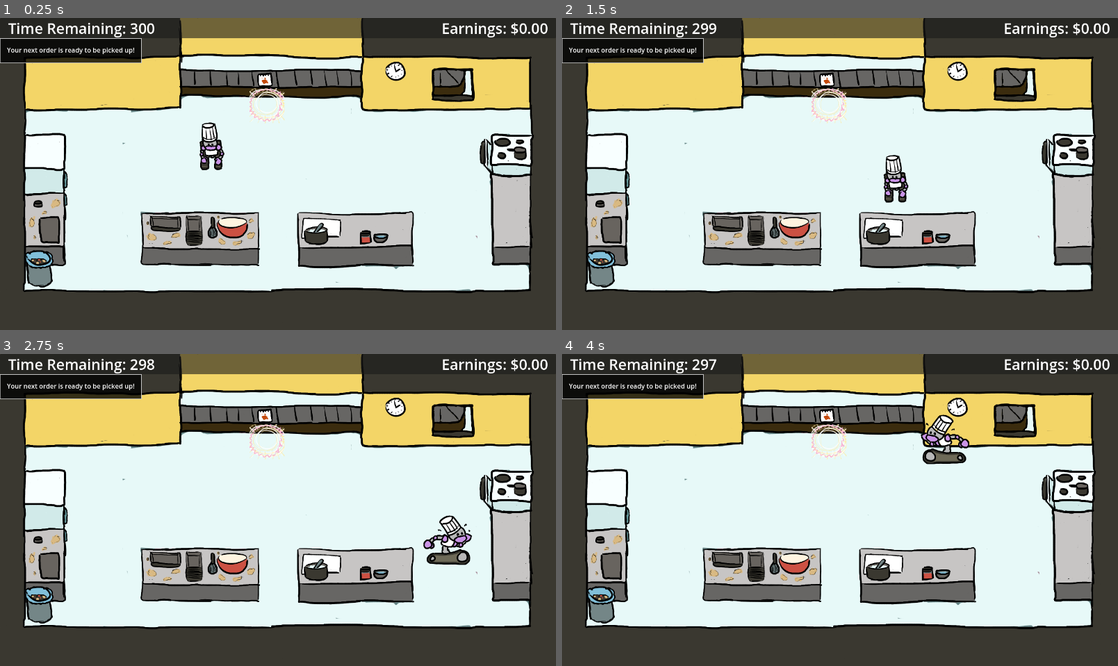
Above: before the commit, frames 1-4 (two rows, left to right).
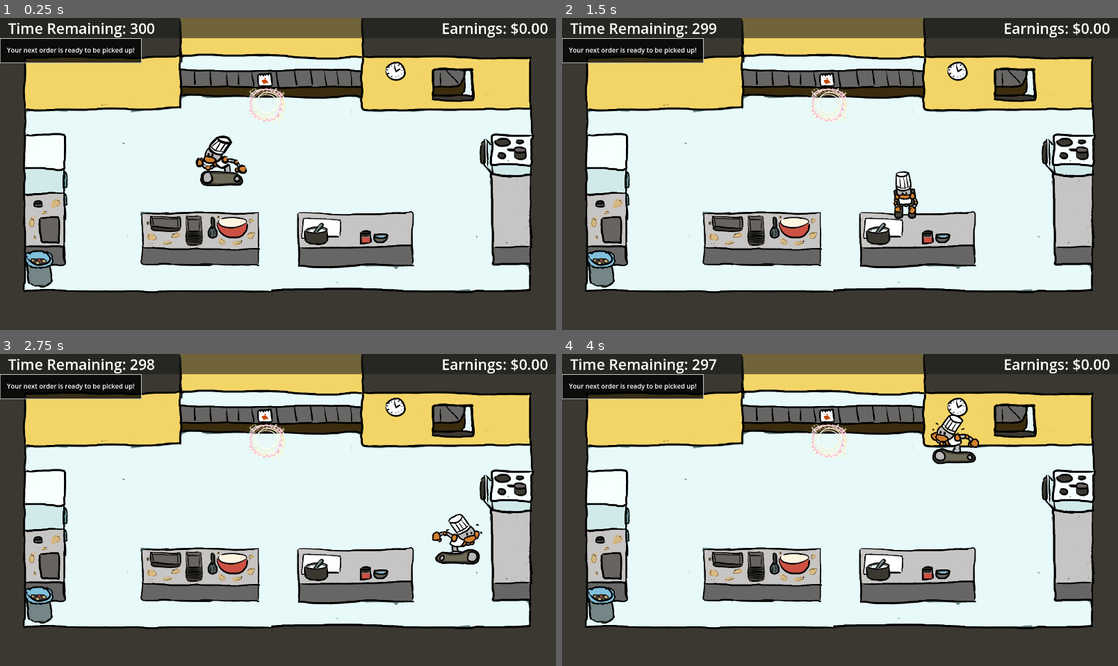
Above: after the commit, the same moments.

Repository: yanalex981/Tasty-Treads
Game: Godot game, scene res://Scenes/game.tscn
Two runs of this game, one before a commit and one after it. Both use one fixed random seed, a clock stepped at 60 frames per second and the inputs below. The engine's default icon, where the game draws it, is replaced by a stand-in: a white triangle on a blue panel in a dark square.
Inputs:
- Up to frame 1 (0.25 s): no input
- Up to frame 2 (1.5 s): tap Enter at 0.5 s; hold D (right) 0.53-1.28 s; tap Space (interact) at 0.6, 1.35 s; hold S (down) from 1.28 s (still down)
- Up to frame 3 (2.75 s): release S (down) at 2.03 s; hold D (right) from 2.03 s (still down); tap Space (interact) at 2.1 s
- Up to frame 4 (4 s): release D (right) at 2.78 s; hold W (up) 2.78-3.53 s; tap Space (interact) at 2.85, 3.6 s; hold A (left) from 3.53 s (still down)

The runs differ from the first frame. In frame 1, 1.0% of the frame differs, in the area x 35-45%, y 33-54%; in frame 2, 0.7%; in frame 3, 0.9%; in frame 4, 1.0%.

Commit message:
fixed some frame stuff animation isn't tied to the keyboard anymore created separate player and droid classes (no path finding or recipe tracking yet)

Diff:
--- a/Scenes/Components/Agent.tscn
+++ b/Scenes/Components/Agent.tscn
@@ -1,7 +1,7 @@
 [gd_scene load_steps=30 format=3 uid="uid://cybi17smgimsh"]
 
-[ext_resource type="Script" path="res://Scripts/Components/Agent.gd" id="1_x51pq"]
 [ext_resource type="Script" path="res://Scripts/Components/AgentAnim.gd" id="2_51dnd"]
+[ext_resource type="Texture2D" uid="uid://bynbsygtxakga" path="res://Assets/incomplete.png" id="2_xd0dm"]
 
 [sub_resource type="RectangleShape2D" id="RectangleShape2D_qapmb"]
 size = Vector2(128, 48)
@@ -31,30 +31,66 @@
 tracks/0/type = "value"
 tracks/0/imported = false
 tracks/0/enabled = true
-tracks/0/path = NodePath("sprite:frame")
-tracks/0/interp = 1
-tracks/0/loop_wrap = true
-tracks/0/keys = {
-"times": PackedFloat32Array(),
-"transitions": PackedFloat32Array(),
-"update": 1,
-"values": []
+tracks/0/path = NodePath(".:frame")
+tracks/0/interp = 1
+tracks/0/loop_wrap = true
+tracks/0/keys = {
+"times": PackedFloat32Array(0),
+"transitions": PackedFloat32Array(1),
+"update": 1,
+"values": [0]
 }
 
 [sub_resource type="Animation" id="Animation_i5v6d"]
 resource_name = "idle_left"
 loop_mode = 1
 step = 0.25
+tracks/0/type = "value"
+tracks/0/imported = false
+tracks/0/enabled = true
+tracks/0/path = NodePath(".:frame")
+tracks/0/interp = 1
+tracks/0/loop_wrap = true
+tracks/0/keys = {
+"times": PackedFloat32Array(0),
+"transitions": PackedFloat32Array(1),
+"update": 1,
+"values": [8]
+}
 
 [sub_resource type="Animation" id="Animation_ege0i"]
 resource_name = "idle_right"
 loop_mode = 1
 step = 0.25
+tracks/0/type = "value"
+tracks/0/imported = false
+tracks/0/enabled = true
+tracks/0/path = NodePath(".:frame")
+tracks/0/interp = 1
+tracks/0/loop_wrap = true
+tracks/0/keys = {
+"times": PackedFloat32Array(0),
+"transitions": PackedFloat32Array(1),
+"update": 1,
+"values": [4]
+}
 
 [sub_resource type="Animation" id="Animation_kkhes"]
 resource_name = "idle_up"
 loop_mode = 1
 step = 0.25
+tracks/0/type = "value"
+tracks/0/imported = false
+tracks/0/enabled = true
+tracks/0/path = NodePath(".:frame")
+tracks/0/interp = 1
+tracks/0/loop_wrap = true
+tracks/0/keys = {
+"times": PackedFloat32Array(0),
+"transitions": PackedFloat32Array(1),
+"update": 1,
+"values": [12]
+}
 
 [sub_resource type="Animation" id="Animation_e6qhs"]
 resource_name = "move_down"
@@ -104,7 +140,7 @@
 "times": PackedFloat32Array(0, 0.25, 0.5, 0.75),
 "transitions": PackedFloat32Array(1, 1, 1, 1),
 "update": 1,
-"values": [4, 4, 5, 7]
+"values": [4, 5, 6, 7]
 }
 
 [sub_resource type="Animation" id="Animation_f813b"]
@@ -200,7 +236,6 @@
 [sub_resource type="AnimationNodeStateMachinePlayback" id="AnimationNodeStateMachinePlayback_uhtb2"]
 
 [node name="Agent" type="CharacterBody2D"]
-script = ExtResource("1_x51pq")
 
 [node name="boundaries" type="CollisionShape2D" parent="."]
 visible = false
@@ -220,9 +255,9 @@
 [node name="sprite" type="Sprite2D" parent="."]
 texture_filter = 1
 position = Vector2(0, -65)
+texture = ExtResource("2_xd0dm")
 hframes = 4
 vframes = 4
-frame = 5
 
 [node name="frame_player" type="AnimationPlayer" parent="."]
 root_node = NodePath("../sprite")
--- /dev/null
+++ b/Scenes/Components/DirectionDataConnector.tscn
@@ -0,0 +1,6 @@
+[gd_scene load_steps=2 format=3 uid="uid://clfquop0wtig3"]
+
+[ext_resource type="Script" path="res://Scripts/Components/DirectionConnector.gd" id="1_1sd8q"]
+
+[node name="DirectionConnector" type="Node"]
+script = ExtResource("1_1sd8q")
--- /dev/null
+++ b/Scenes/Components/Player.tscn
@@ -0,0 +1,23 @@
+[gd_scene load_steps=6 format=3 uid="uid://di88svpv7m2l0"]
+
+[ext_resource type="PackedScene" uid="uid://cybi17smgimsh" path="res://Scenes/Components/Agent.tscn" id="1_x0ca7"]
+[ext_resource type="Texture2D" uid="uid://c71btndrrdem7" path="res://Assets/chefSpritesheet.png" id="2_4w4s0"]
+[ext_resource type="PackedScene" uid="uid://c04aat1tfor06" path="res://Scenes/Components/DirectionalMoveController.tscn" id="3_fsd7g"]
+[ext_resource type="PackedScene" uid="uid://clfquop0wtig3" path="res://Scenes/Components/DirectionDataConnector.tscn" id="4_j62mn"]
+
+[sub_resource type="AnimationNodeStateMachinePlayback" id="AnimationNodeStateMachinePlayback_swccq"]
+
+[node name="Agent" instance=ExtResource("1_x0ca7")]
+
+[node name="sprite" parent="." index="2"]
+texture = ExtResource("2_4w4s0")
+frame = 8
+
+[node name="tree" parent="." index="4"]
+parameters/playback = SubResource("AnimationNodeStateMachinePlayback_swccq")
+
+[node name="DirectionalMoveController" parent="." index="5" instance=ExtResource("3_fsd7g")]
+
+[node name="DirectionConnector" parent="." index="6" node_paths=PackedStringArray("source", "destination") instance=ExtResource("4_j62mn")]
+source = NodePath("../DirectionalMoveController")
+destination = NodePath("../tree")
--- a/Scenes/Components/droid.tscn
+++ b/Scenes/Components/droid.tscn
@@ -1,171 +1,16 @@
-[gd_scene load_steps=22 format=3 uid="uid://cndcbl2t04lqa"]
+[gd_scene load_steps=4 format=3 uid="uid://cb5dgoww7jejb"]
 
-[ext_resource type="Script" path="res://Scripts/droid.gd" id="1_i62je"]
-[ext_resource type="Texture2D" path="res://Assets/sousChefSpritesheet.png" id="1_yguwn"]
+[ext_resource type="PackedScene" uid="uid://cybi17smgimsh" path="res://Scenes/Components/Agent.tscn" id="1_rp25k"]
+[ext_resource type="Texture2D" uid="uid://bhf8on2bbi74a" path="res://Assets/sousChefSpritesheet.png" id="2_c5bcw"]
 
-[sub_resource type="RectangleShape2D" id="RectangleShape2D_524o8"]
-size = Vector2(128, 48)
+[sub_resource type="AnimationNodeStateMachinePlayback" id="AnimationNodeStateMachinePlayback_qjaro"]
 
-[sub_resource type="AtlasTexture" id="AtlasTexture_gcv7p"]
-atlas = ExtResource("1_yguwn")
-region = Rect2(0, 0, 128, 128)
+[node name="Droid" instance=ExtResource("1_rp25k")]
+script = null
 
-[sub_resource type="AtlasTexture" id="AtlasTexture_ulna8"]
-atlas = ExtResource("1_yguwn")
-region = Rect2(128, 0, 128, 128)
+[node name="sprite" parent="." index="2"]
+texture = ExtResource("2_c5bcw")
+frame = 0
 
-[sub_resource type="AtlasTexture" id="AtlasTexture_7mdns"]
-atlas = ExtResource("1_yguwn")
-region = Rect2(256, 0, 128, 128)
-
-[sub_resource type="AtlasTexture" id="AtlasTexture_bpfy7"]
-atlas = ExtResource("1_yguwn")
-region = Rect2(384, 0, 128, 128)
-
-[sub_resource type="AtlasTexture" id="AtlasTexture_et334"]
-atlas = ExtResource("1_yguwn")
-region = Rect2(0, 256, 128, 128)
-
-[sub_resource type="AtlasTexture" id="AtlasTexture_pxydu"]
-atlas = ExtResource("1_yguwn")
-region = Rect2(128, 256, 128, 128)
-
-[sub_resource type="AtlasTexture" id="AtlasTexture_20nvl"]
-atlas = ExtResource("1_yguwn")
-region = Rect2(256, 256, 128, 128)
-
-[sub_resource type="AtlasTexture" id="AtlasTexture_a8i6k"]
-atlas = ExtResource("1_yguwn")
-region = Rect2(384, 256, 128, 128)
-
-[sub_resource type="AtlasTexture" id="AtlasTexture_xjiq2"]
-atlas = ExtResource("1_yguwn")
-region = Rect2(0, 128, 128, 128)
-
-[sub_resource type="AtlasTexture" id="AtlasTexture_8d1qd"]
-atlas = ExtResource("1_yguwn")
-region = Rect2(128, 128, 128, 128)
-
-[sub_resource type="AtlasTexture" id="AtlasTexture_l7ojf"]
-atlas = ExtResource("1_yguwn")
-region = Rect2(256, 128, 128, 128)
-
-[sub_resource type="AtlasTexture" id="AtlasTexture_xxrg6"]
-atlas = ExtResource("1_yguwn")
-region = Rect2(384, 128, 128, 128)
-
-[sub_resource type="AtlasTexture" id="AtlasTexture_daifn"]
-atlas = ExtResource("1_yguwn")
-region = Rect2(0, 384, 128, 128)
-
-[sub_resource type="AtlasTexture" id="AtlasTexture_3u237"]
-atlas = ExtResource("1_yguwn")
-region = Rect2(128, 384, 128, 128)
-
-[sub_resource type="AtlasTexture" id="AtlasTexture_cmi4o"]
-atlas = ExtResource("1_yguwn")
-region = Rect2(256, 384, 128, 128)
-
-[sub_resource type="AtlasTexture" id="AtlasTexture_h5m0y"]
-atlas = ExtResource("1_yguwn")
-region = Rect2(384, 384, 128, 128)
-
-[sub_resource type="SpriteFrames" id="SpriteFrames_s8l8v"]
-animations = [{
-"frames": [{
-"duration": 1.0,
-"texture": SubResource("AtlasTexture_gcv7p")
-}, {
-"duration": 1.0,
-"texture": SubResource("AtlasTexture_ulna8")
-}, {
-"duration": 1.0,
-"texture": SubResource("AtlasTexture_7mdns")
-}, {
-"duration": 1.0,
-"texture": SubResource("AtlasTexture_bpfy7")
-}],
-"loop": true,
-"name": &"down",
-"speed": 5.0
-}, {
-"frames": [{
-"duration": 1.0,
-"texture": SubResource("AtlasTexture_et334")
-}, {
-"duration": 1.0,
-"texture": SubResource("AtlasTexture_pxydu")
-}, {
-"duration": 1.0,
-"texture": SubResource("AtlasTexture_20nvl")
-}, {
-"duration": 1.0,
-"texture": SubResource("AtlasTexture_a8i6k")
-}],
-"loop": true,
-"name": &"left",
-"speed": 5.0
-}, {
-"frames": [{
-"duration": 1.0,
-"texture": SubResource("AtlasTexture_xjiq2")
-}, {
-"duration": 1.0,
-"texture": SubResource("AtlasTexture_8d1qd")
-}, {
-"duration": 1.0,
-"texture": SubResource("AtlasTexture_l7ojf")
-}, {
-"duration": 1.0,
-"texture": SubResource("AtlasTexture_xxrg6")
-}],
-"loop": true,
-"name": &"right",
-"speed": 5.0
-}, {
-"frames": [{
-"duration": 1.0,
-"texture": SubResource("AtlasTexture_daifn")
-}, {
-"duration": 1.0,
-"texture": SubResource("AtlasTexture_3u237")
-}, {
-"duration": 1.0,
-"texture": SubResource("AtlasTexture_cmi4o")
-}, {
-"duration": 1.0,
-"texture": SubResource("AtlasTexture_h5m0y")
-}],
-"loop": true,
-"name": &"up",
-"speed": 5.0
-}]
-
-[sub_resource type="CircleShape2D" id="CircleShape2D_5hx2w"]
-radius = 56.0
-
-[node name="droid" type="CharacterBody2D" groups=["droids"]]
-position = Vector2(680, 432)
-collision_layer = 2
-script = ExtResource("1_i62je")
-metadata/_edit_group_ = true
-
-[node name="boundaries" type="CollisionShape2D" parent="."]
-position = Vector2(0, -24)
-shape = SubResource("RectangleShape2D_524o8")
-
-[node name="sprite" type="AnimatedSprite2D" parent="."]
-position = Vector2(0, -65)
-sprite_frames = SubResource("SpriteFrames_s8l8v")
-animation = &"right"
-
-[node name="reachable_zone" type="Area2D" parent="."]
-position = Vector2(0, -56)
-collision_layer = 4
-collision_mask = 4
-metadata/_edit_group_ = true
-
-[node name="zone" type="CollisionShape2D" parent="reachable_zone"]
-shape = SubResource("CircleShape2D_5hx2w")
-
-[node name="NavigationAgent2D" type="NavigationAgent2D" parent="."]
+[node name="tree" parent="." index="4"]
+parameters/playback = SubResource("AnimationNodeStateMachinePlayback_qjaro")
--- a/Scenes/kitchen.tscn
+++ b/Scenes/kitchen.tscn
@@ -1,8 +1,7 @@
-[gd_scene load_steps=21 format=3 uid="uid://d883un6ilof6"]
+[gd_scene load_steps=19 format=3 uid="uid://d883un6ilof6"]
 
 [ext_resource type="Texture2D" uid="uid://brni2ye3h35s7" path="res://Assets/kitchen_background.png" id="1_7se1p"]
 [ext_resource type="Script" path="res://Scripts/Kitchen.gd" id="1_hjfb8"]
-[ext_resource type="PackedScene" uid="uid://c04aat1tfor06" path="res://Scenes/Components/DirectionalMoveController.tscn" id="3_q7l5r"]
 [ext_resource type="PackedScene" uid="uid://dnt1pap5cyrvx" path="res://Scenes/Components/OrderTracker.tscn" id="4_4oyt0"]
 [ext_resource type="PackedScene" path="res://Scenes/Components/OrderSpawner.tscn" id="4_sqh5n"]
 [ext_resource type="PackedScene" uid="uid://diav24bdrxe1m" path="res://Scenes/UI/OrderTrackerDialog.tscn" id="5_3s0ib"]
@@ -15,8 +14,7 @@
 [ext_resource type="PackedScene" uid="uid://bd51qipgd5htg" path="res://Scenes/Components/Interactable.tscn" id="8_xnfjy"]
 [ext_resource type="Texture2D" uid="uid://xt6ufjiufigx" path="res://Assets/area_highlight.png" id="9_i0njw"]
 [ext_resource type="Texture2D" uid="uid://c1h4jem4tkrnl" path="res://Assets/Controls/interact.png" id="10_i0fk7"]
-[ext_resource type="PackedScene" uid="uid://cybi17smgimsh" path="res://Scenes/Components/Agent.tscn" id="15_5joh5"]
-[ext_resource type="Texture2D" uid="uid://bhf8on2bbi74a" path="res://Assets/sousChefSpritesheet.png" id="16_p26q3"]
+[ext_resource type="PackedScene" uid="uid://di88svpv7m2l0" path="res://Scenes/Components/Player.tscn" id="15_8mjq4"]
 
 [sub_resource type="LabelSettings" id="LabelSettings_hlyr4"]
 font_size = 36
@@ -220,11 +218,8 @@
 effect_sprite = ExtResource("9_i0njw")
 proximity_sprite = ExtResource("10_i0fk7")
 
-[node name="Agent" parent="." instance=ExtResource("15_5joh5")]
-position = Vector2(520, 376)
-spritesheet = ExtResource("16_p26q3")
-
-[node name="DirectionalMoveController" parent="Agent" instance=ExtResource("3_q7l5r")]
+[node name="player" parent="." instance=ExtResource("15_8mjq4")]
+position = Vector2(544, 416)
 
 [connection signal="timeout" from="round_timer" to="." method="_on_round_timer_timeout"]
 [connection signal="timeout" from="time_tracker" to="." method="_update_time_remaining_label"]
--- a/Scripts/Components/AgentAnim.gd
+++ b/Scripts/Components/AgentAnim.gd
@@ -10,17 +10,3 @@
 			set("parameters/idle/blend_position", value)
 		else:
 			get("parameters/playback").travel("idle")
-
-func _input(_event):
-	var new_direction = Vector2.ZERO
-
-	if Input.is_action_pressed("up"):
-		new_direction += Vector2(0, -1)
-	if Input.is_action_pressed("down"):
-		new_direction += Vector2(0, 1)
-	if Input.is_action_pressed("left"):
-		new_direction += Vector2(-1, 0)
-	if Input.is_action_pressed("right"):
-		new_direction += Vector2(1, 0)
-
-	direction = new_direction.normalized()
--- /dev/null
+++ b/Scripts/Components/DirectionConnector.gd
@@ -0,0 +1,17 @@
+class_name DirectionDataConnector
+extends Node
+
+@export var source : Node:
+	set(value):
+		if source != null:
+			source.disconnect("direction_changed", _on_direction_changed)
+		source = value
+		value.connect("direction_changed", _on_direction_changed)
+
+@export var destination : Node
+
+func _on_direction_changed(direction):
+	if destination == null:
+		return
+
+	destination.direction = direction
--- a/Scripts/Components/DirectionalMoveController.gd
+++ b/Scripts/Components/DirectionalMoveController.gd
@@ -4,9 +4,12 @@
 @export var speed : int = 400
 
 @onready var parent : CharacterBody2D = get_parent()
+
+signal direction_changed(dir : Vector2)
 var direction = Vector2.ZERO :
 	set(value):
 		direction = value
+		emit_signal("direction_changed", value)
 
 func _ready():
 	pass
